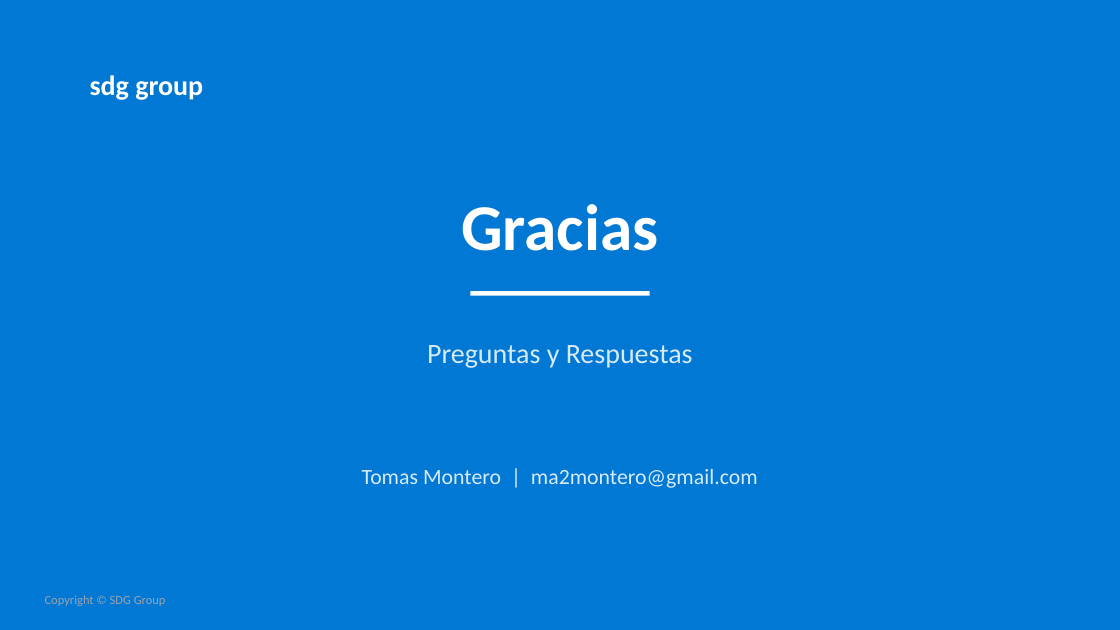
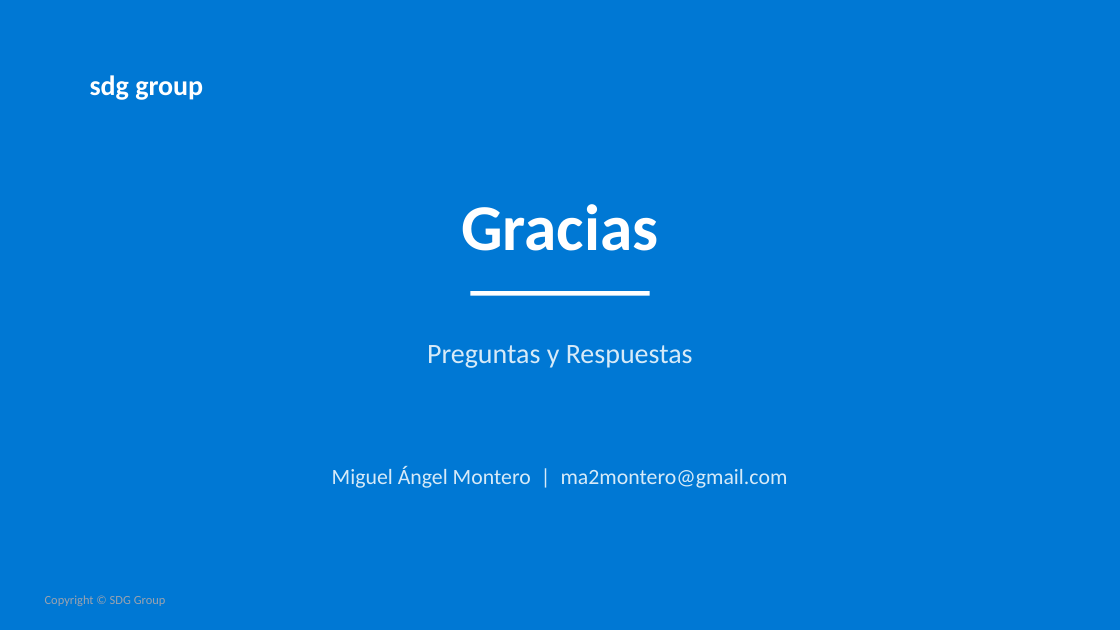
Before and after one commit to TomasUrban0/AI_Test_SDG, a slide deck: slide 27 of Presentacion_Churn_SDG.pptx. Drawn at 1120x630 pixels with LibreOffice and Linux fonts; fonts in the diff are those of the drawing. Boxes give left, top, right and bottom in pixels: in the first picture for what was removed or moved away, otherwise in the second. Text is boxed around its words. In the diff, an @@ line names an element or a change of style, - is before the commit and + after.

```diff
--- a/Presentacion_Churn_SDG.pptx
+++ b/Presentacion_Churn_SDG.pptx
@@ text at (x1=332, y1=466, x2=788, y2=488): text changed @@
-Tomas Montero | ma2montero@gmail.com
+Miguel Ángel Montero | ma2montero@gmail.com
```
Also in this commit, not shown: 10 other slides changed, 9 other files.
